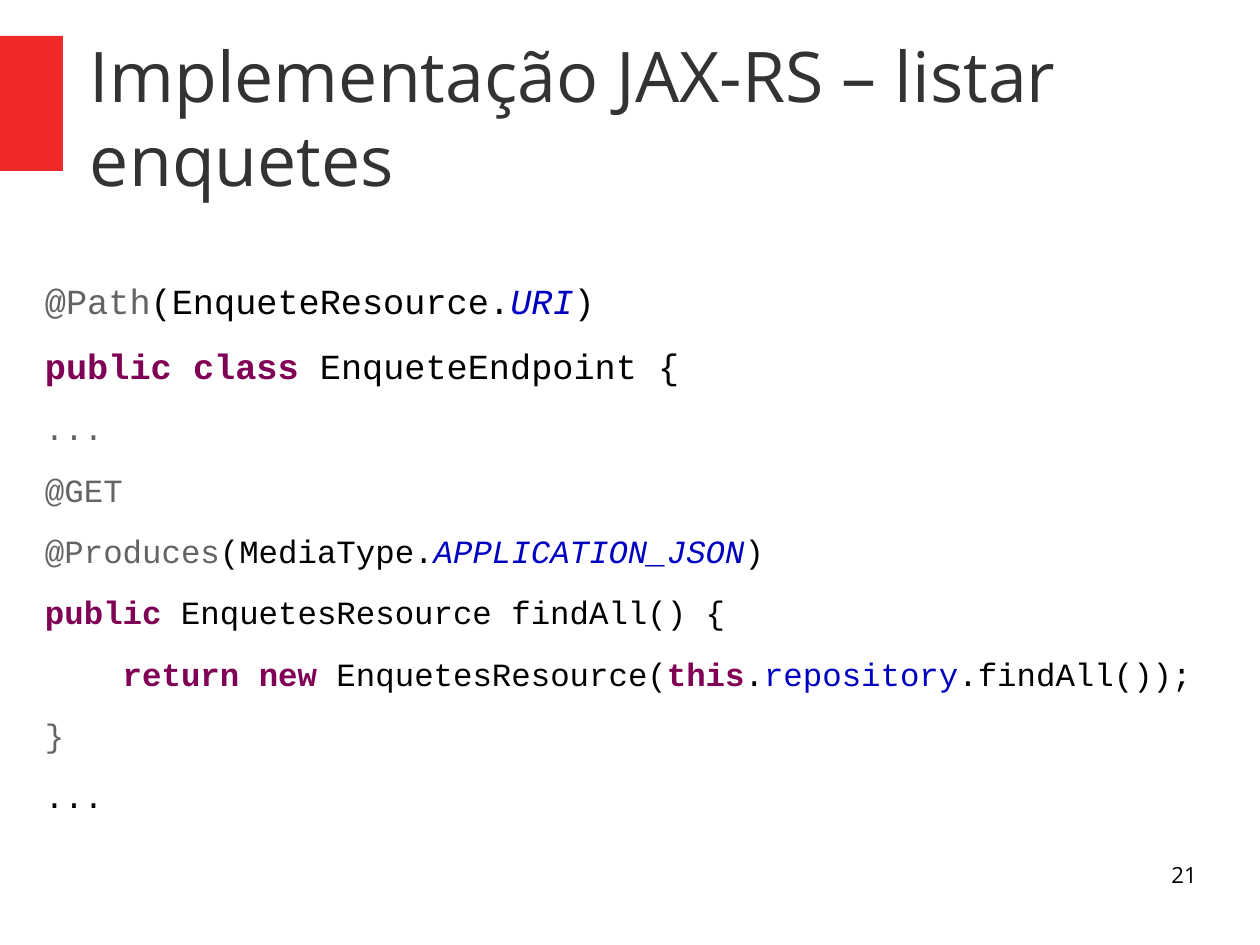
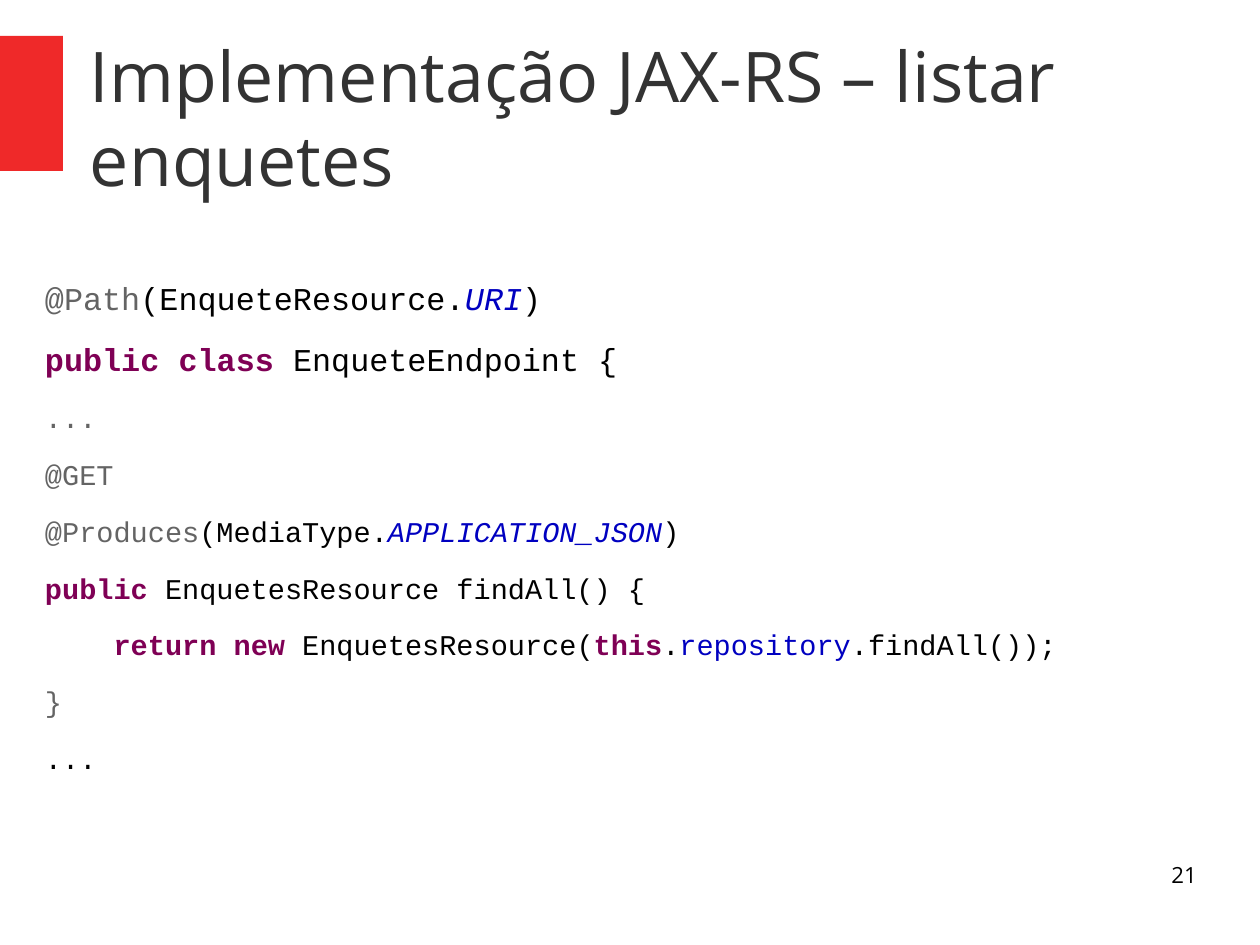
Before and after one commit to alexandrefvb/restful-webservices-workshop, a slide deck: slide 21 of apresentacao/parte2-pratica.odp. Drawn at 1260x945 pixels with LibreOffice and Linux fonts; fonts in the diff are those of the drawing. Boxes give left, top, right and bottom in pixels: in the first picture for what was removed or moved away, otherwise in the second. Text is boxed around its words. In the diff, an @@ line names an element or a change of style, - is before the commit and + after.

```diff
--- a/apresentacao/parte2-pratica.odp
+++ b/apresentacao/parte2-pratica.odp
@@ text "@Path(EnqueteResource.URI)" at [45, 287, 1056, 661]: size 22.2 to 20 pt in "@Path(EnqueteResource.URI)", "public class EnqueteEndpoint {"; size 20.4 to 18 pt in "...", "@GET", "@Produces(MediaType.APPLICATION_JSON)", "public EnquetesResource findAll() {" and 3 more places @@
```
Also in this commit, not shown: 3 other slides changed, 14 slides added, 2 other files.
